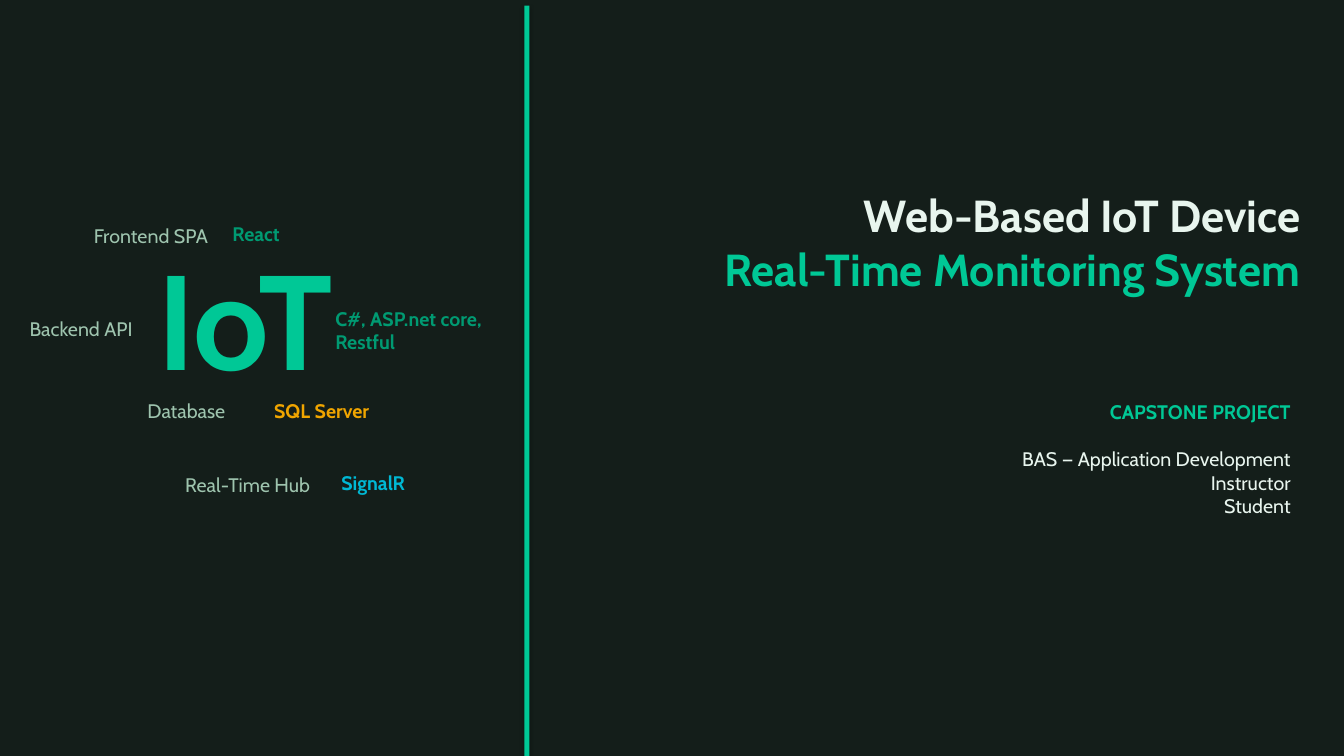
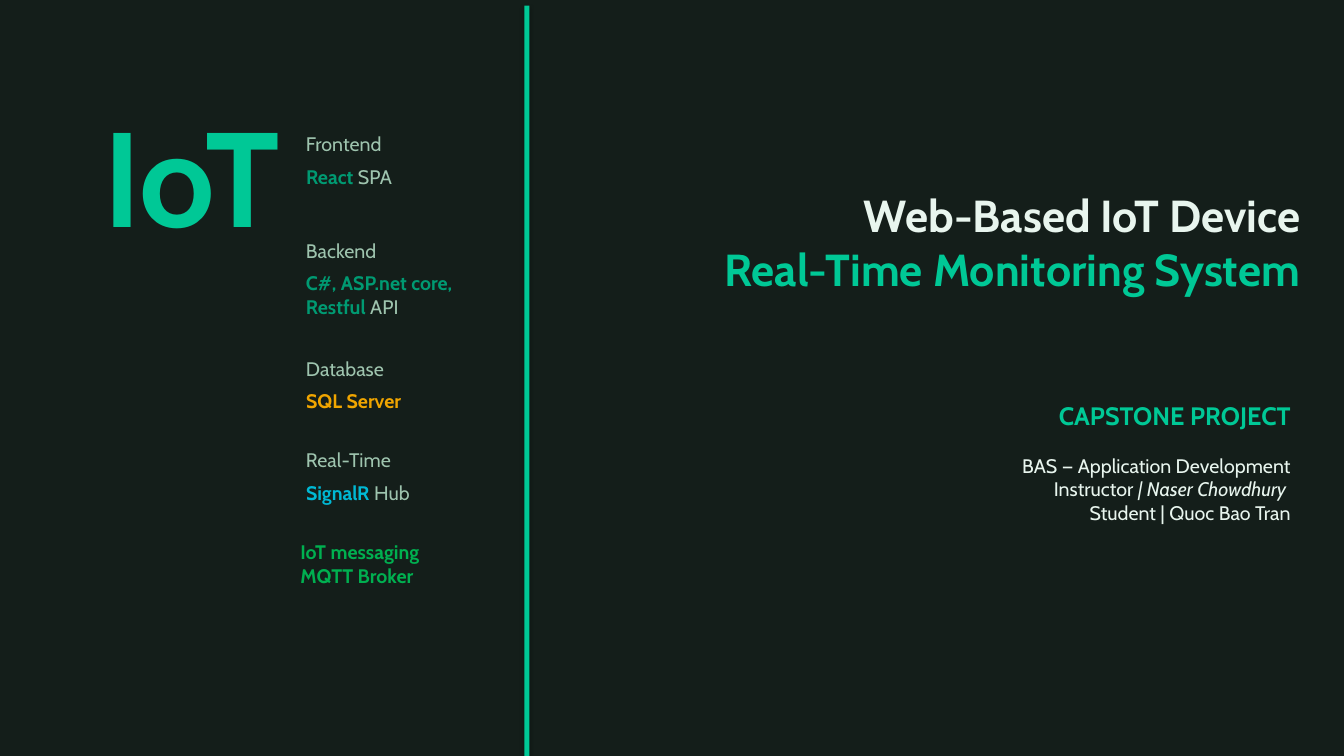
Before and after one commit to TranRTC/capstone_project, a slide deck: slide 1 of Capstone Project Presentation.pptx. Drawn at 1344x756 pixels with LibreOffice and Linux fonts; fonts in the diff are those of the drawing. Boxes give left, top, right and bottom in pixels: in the first picture for what was removed or moved away, otherwise in the second. Text is boxed around its words. In the diff, an @@ line names an element or a change of style, - is before the commit and + after.

Commit message:
working on ppt

```diff
--- a/Capstone Project Presentation.pptx
+++ b/Capstone Project Presentation.pptx
@@ text "IoT": place and size @@
-text "IoT" at (157, 276, 333, 372)
+text "IoT" at (104, 133, 280, 229)
@@ text at (306, 136, 382, 151): text changed @@
-Frontend SPA
+Frontend
@@ text at (306, 170, 392, 185): text changed @@
-React
+React SPA
@@ text at (306, 243, 376, 258): text changed @@
-Backend API
+Backend
@@ text at (306, 276, 452, 314): text changed @@
-C#, ASP.net core, Restful
+C#, ASP.net core, Restful API
@@ text "Database": place and size @@
-text "Database" at (147, 403, 225, 418)
+text "Database" at (306, 361, 384, 376)
@@ text "Database" at (306, 361, 384, 376): alignment right to left @@
@@ text "SQL Server": place and size @@
-text "SQL Server" at (274, 404, 370, 419)
+text "SQL Server" at (306, 394, 402, 409)
@@ text at (1059, 407, 1290, 430): size 14 to 18 pt in "CAPSTONE PROJECT" @@
@@ text at (306, 452, 391, 467): text changed @@
-Real-Time Hub
+Real-Time
@@ text at (306, 485, 410, 505): text changed @@
-SignalR
+SignalR Hub
@@ text at (1054, 481, 1290, 521): text changed @@
-Instructor
-Student
+Instructor | Naser Chowdhury
+Student | Quoc Bao Tran
@@ text added at (300, 545, 420, 583), 14 pt, text #00B050, bold @@
+IoT messaging
+MQTT Broker
```
Also in this commit, not shown: 8 other slides changed, 5 slides added, 5 slides removed, 1 other file.
